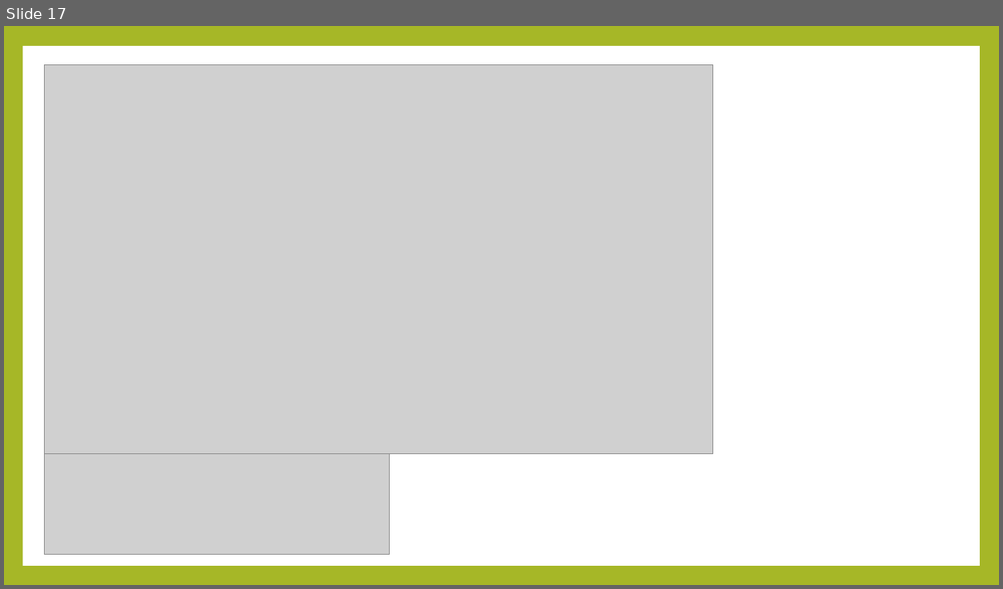
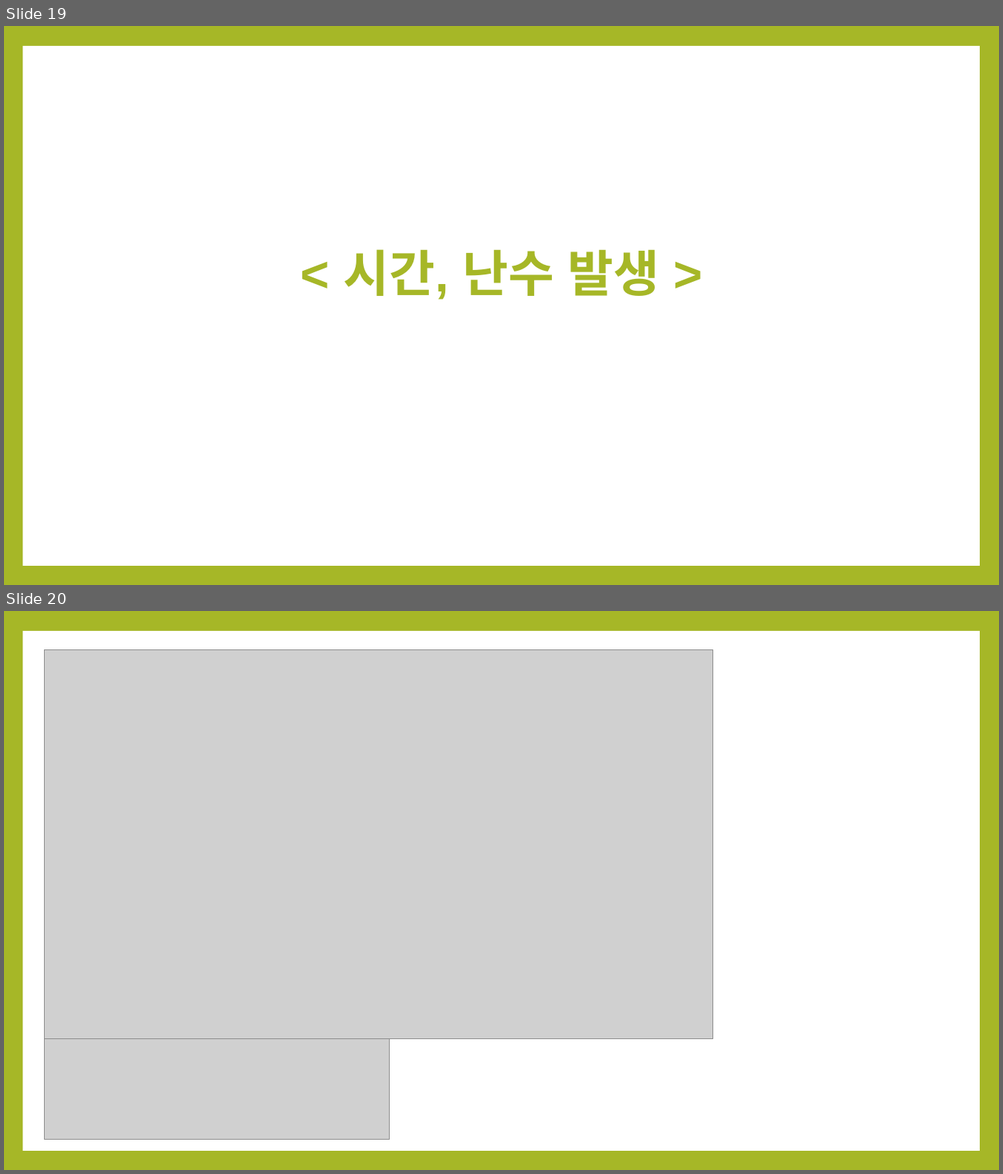
Before and after one commit to noheul1030/KOPO-Python-Vacation, a slide deck: Python과제/Python_11강.pptx. Shown one above the other, each under a label of ours: slide 17 before the commit, slides 19 and 20 after it. The pictures are 1003x589 and 1003x1174 pixels, drawn with LibreOffice and Linux fonts; fonts in the diff are those of the drawing; grey boxes stand for pictures. Boxes give left, top, right and bottom in pixels: in the first picture for what was removed or moved away, otherwise in the second. Text is boxed around its words. In the diff, an @@ line names an element or a change of style, - is before the commit and + after.

```diff
--- a/Python과제/Python_11강.pptx
+++ b/Python과제/Python_11강.pptx
@@ slide 19 added at bbox=[4, 26, 999, 585], background #A6B727; not listed: 1 template element that a slide beside it also shows @@
@@ text added at bbox=[343, 249, 660, 300], 48 pt, text #A6B727, bold @@
+< 시간, 난수 발생 >
@@ what was slide 17 is now slide 20 @@
```
Also in this commit, not shown: 5 other slides added.
